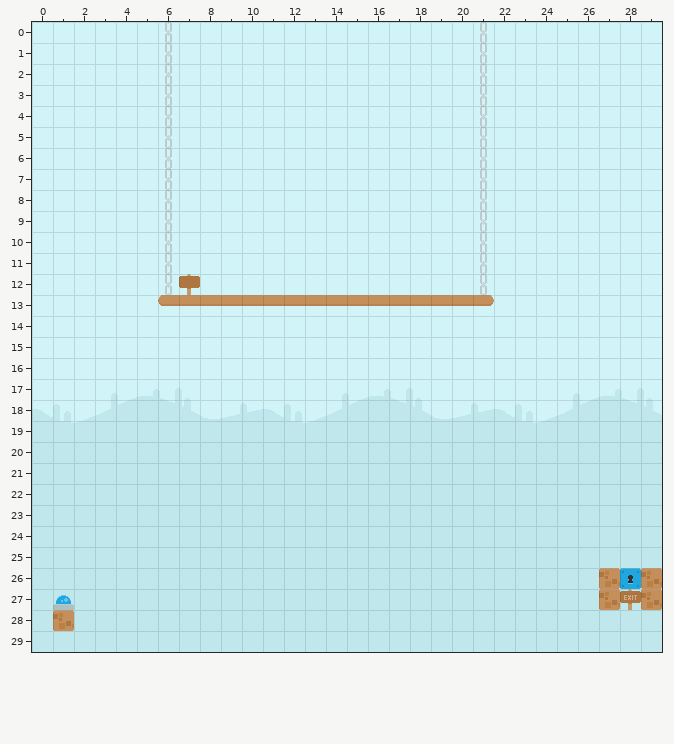
Two versions of a level (Tiled map, resources/level5.tmx). Above is the file before it was changed.
Cells are 21x21 px. Shown: x 0..29, y 0..29.
The same view after the edit:
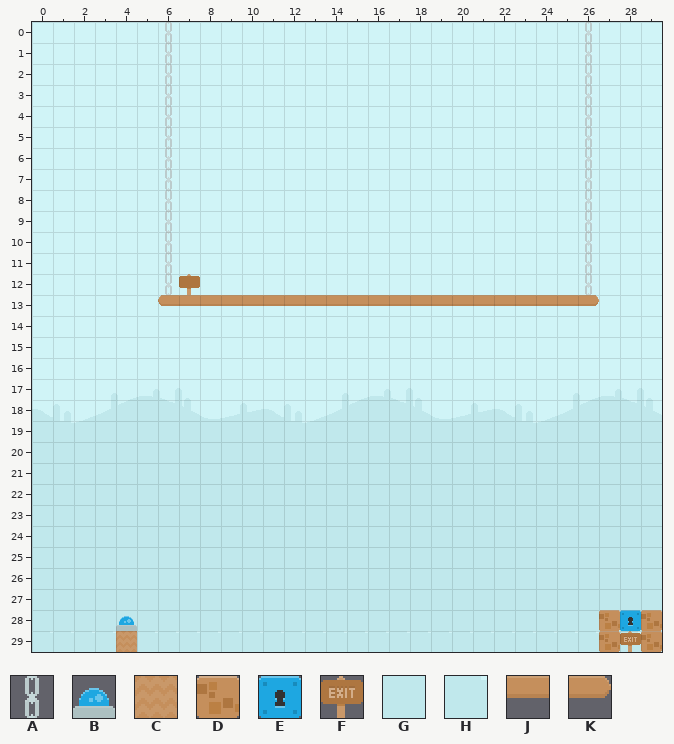
Key: from "spritesheet": A 73, B 105, C 152, D 220, E 225, F 253, G 264, H 290, J 400, K 402.
_ is an empty cell.
The exact change:
{"where": "layer \"Button\""}
{"y":27,"x":1,"old":"B","new":"_"}
{"y":28,"x":4,"old":"_","new":"B"}
{"where": "layer \"Tile Layer 2\""}
{"y":0,"x":21,"old":"A","new":"_"}
{"y":0,"x":26,"old":"_","new":"A"}
{"y":1,"x":21,"old":"A","new":"_"}
{"y":1,"x":26,"old":"_","new":"A"}
{"y":2,"x":21,"old":"A","new":"_"}
{"y":2,"x":26,"old":"_","new":"A"}
{"y":3,"x":21,"old":"A","new":"_"}
{"y":3,"x":26,"old":"_","new":"A"}
{"y":4,"x":21,"old":"A","new":"_"}
{"y":4,"x":26,"old":"_","new":"A"}
{"y":5,"x":21,"old":"A","new":"_"}
{"y":5,"x":26,"old":"_","new":"A"}
{"y":6,"x":21,"old":"A","new":"_"}
{"y":6,"x":26,"old":"_","new":"A"}
{"y":7,"x":21,"old":"A","new":"_"}
{"y":7,"x":26,"old":"_","new":"A"}
{"y":8,"x":21,"old":"A","new":"_"}
{"y":8,"x":26,"old":"_","new":"A"}
{"y":9,"x":21,"old":"A","new":"_"}
{"y":9,"x":26,"old":"_","new":"A"}
{"y":10,"x":21,"old":"A","new":"_"}
{"y":10,"x":26,"old":"_","new":"A"}
{"y":11,"x":21,"old":"A","new":"_"}
{"y":11,"x":26,"old":"_","new":"A"}
{"y":12,"x":21,"old":"A","new":"_"}
{"y":12,"x":26,"old":"_","new":"A"}
{"where": "layer \"Spikes\""}
{"y":28,"x":4,"old":"G","new":"_"}
{"y":28,"x":27,"old":"GGG","new":"___"}
{"y":29,"x":27,"old":"___","new":"HHH"}
{"where": "layer \"Platforms\""}
{"y":13,"x":21,"old":"K_____","new":"JJJJJK"}
{"y":26,"x":27,"old":"D","new":"_"}
{"y":26,"x":29,"old":"D","new":"_"}
{"y":27,"x":27,"old":"D","new":"_"}
{"y":27,"x":29,"old":"D","new":"_"}
{"y":28,"x":1,"old":"D","new":"_"}
{"y":28,"x":27,"old":"_","new":"D"}
{"y":28,"x":29,"old":"_","new":"D"}
{"y":29,"x":4,"old":"_","new":"C"}
{"y":29,"x":27,"old":"_","new":"D"}
{"y":29,"x":29,"old":"_","new":"D"}
{"where": "layer \"Goal\""}
{"y":27,"x":28,"old":"F","new":"_"}
{"y":29,"x":28,"old":"_","new":"F"}
{"where": "layer \"Door\""}
{"y":26,"x":28,"old":"E","new":"_"}
{"y":28,"x":28,"old":"_","new":"E"}
